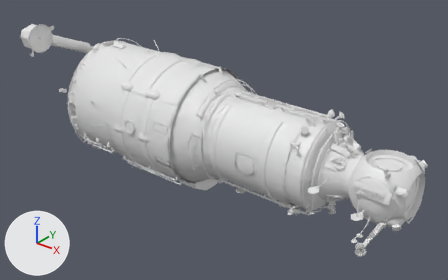
The FBX model Mesh/iss_zvezda.fbx as it was, and as the next commit left it.
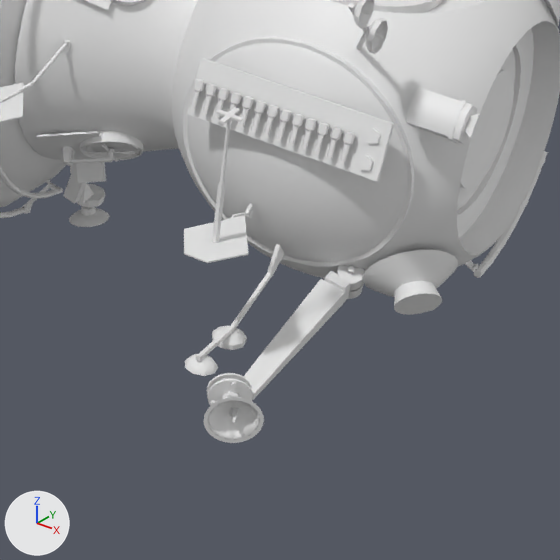
Each version is shown whole from a 50 mm lens placed at (8.3, -9.86, 5.91), pointed at (0.64, -0.27, -0.03), then close up on the part from 70% to 95% of the width and 61% to 100% of the height. Arrows for +X, +Y and +Z are at lower left; the lights stay in place. Both versions are drawn at frame 46 of the action 'Scene'; the numbers are the values there. Objects named as collision shapes, trigger or cutter boxes, shadow casters or lower levels of detail are left out.

The first close-up shows 'antenna_1', 'antenna_2', 'antenna_3', 'antenna_4', 'body_1', 'instrument_1', 'instrument_2', 'panel_1', 'pistons_1', 'radar_2', 'radar_3', 'spoon_3'.
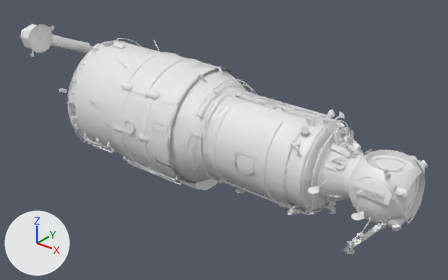
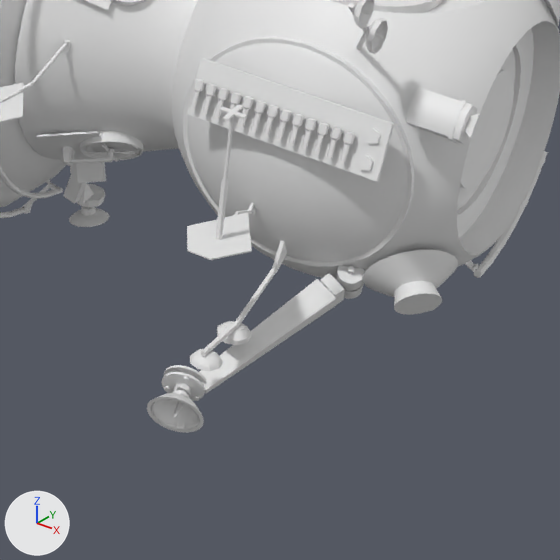
The edits, one by one:
Object 'antenna_2' (ob_antenna_2) moves from (4.355, -0.908, -0.487) to (4.355, -0.872, -0.487).
Object 'antenna_1' (ob_antenna_1) moves from (4.581, -0.513, -0.464) to (4.581, -0.513, -0.479).
Object 'antenna_1' (ob_antenna_1) turns from (59, 4.6, -58) to (54, 21, -76) degrees about x, y and z.
Object 'radar_2' (ob_radar_2) moves from (4.329, -1.143, -0.005) to (4.329, -1.119, -0.005).

Pixel boxes (x1, y1, x2, y2) of what changed, in the close-ups (560 x 560 px):
'antenna_1', moved, turned: before (204, 271, 351, 443); after (147, 273, 345, 433)
'radar_2', moved: before (184, 107, 253, 263); after (187, 104, 256, 260)
'antenna_2', moved: before (185, 244, 284, 376); after (190, 240, 287, 371)
